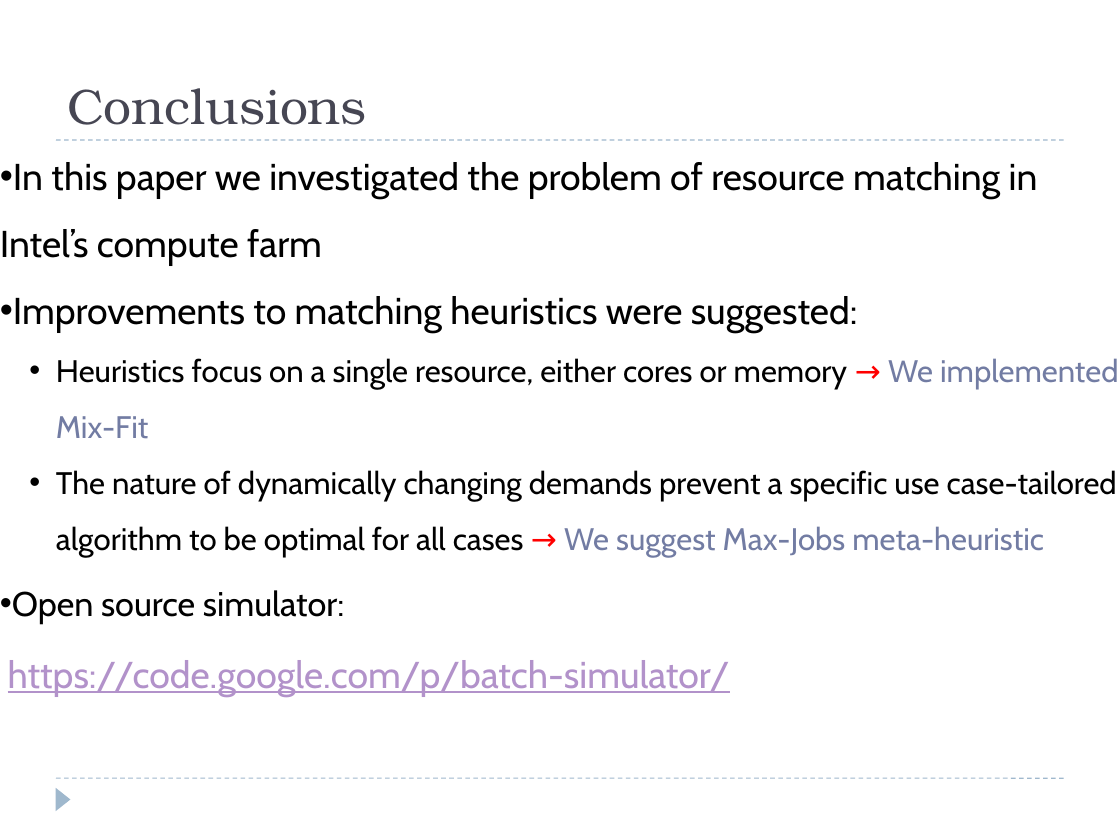
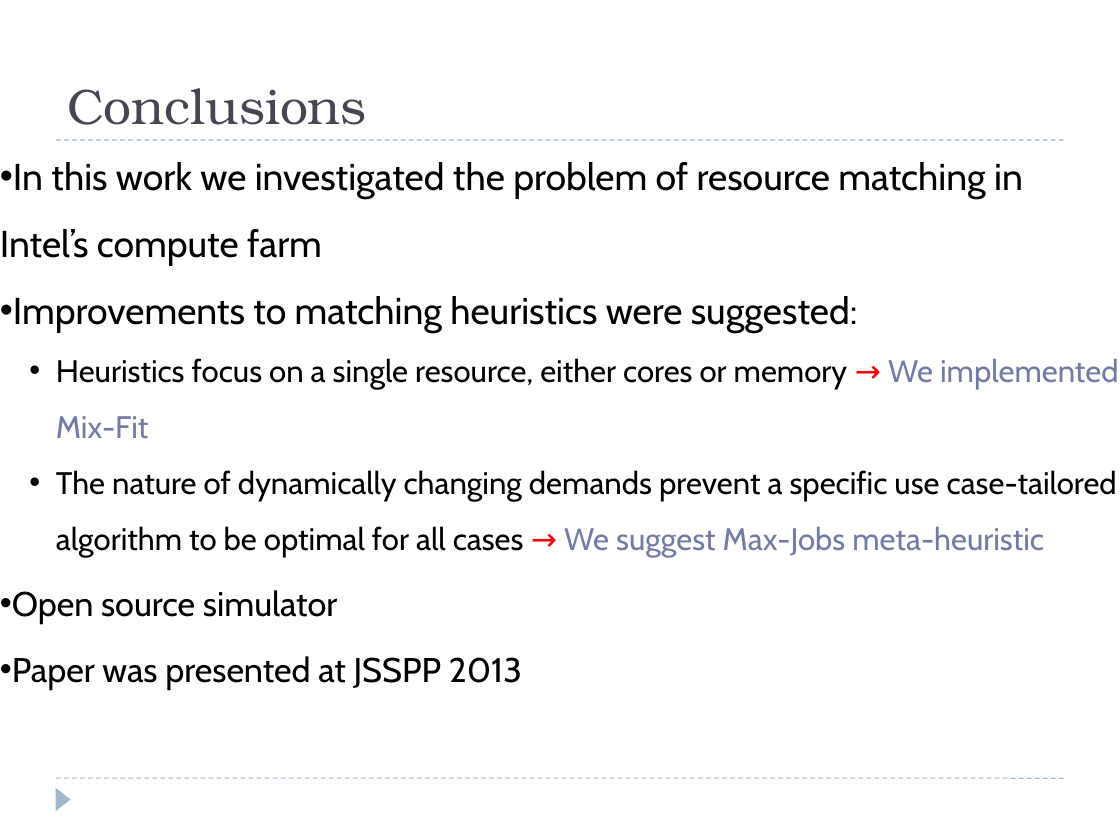
Before and after one commit to oshai/tau_thesis_lyx_template, a slide deck: slide 28 of Presentation.pptx (slide 27 before the commit). Drawn at 1120x840 pixels with LibreOffice and Linux fonts; fonts in the diff are those of the drawing. Boxes give left, top, right and bottom in pixels: in the first picture for what was removed or moved away, otherwise in the second. Text is boxed around its words. In the diff, an @@ line names an element or a change of style, - is before the commit and + after.

```diff
--- a/Presentation.pptx
+++ b/Presentation.pptx
@@ text at [0,162,1023,266]: text changed @@
-• In this paper we investigated the problem of resource matching in Intel’s compute farm
+• In this work we investigated the problem of resource matching in Intel’s compute farm
@@ text at [12,590,522,691]: text changed; size 24 to 22 pt; text colour #B292CA to #000000 @@
-• Open source simulator:
-https://code.google.com/p/batch-simulator/
+• Open source simulator
+• Paper was presented at JSSPP 2013
```
Also in this commit, not shown: 3 other slides changed, 1 slide added.
